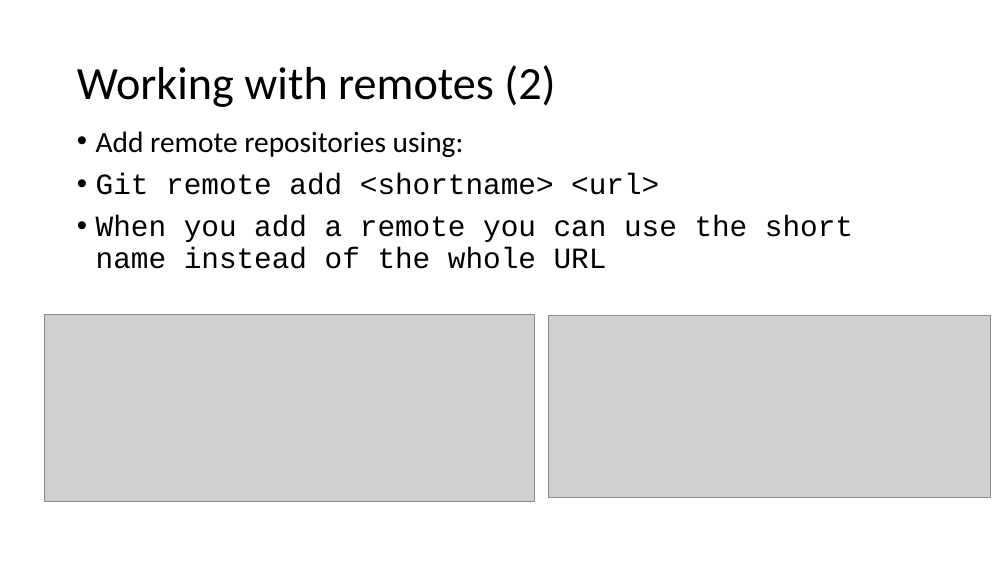
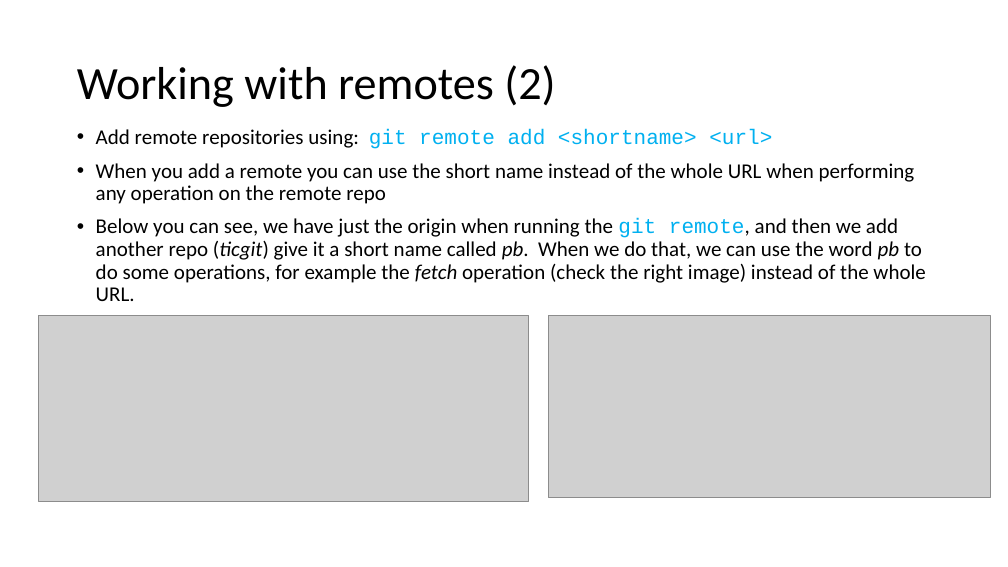
Before and after one commit to imarag/tutorials_content_imarag, a slide deck: slide 23 of GIT_tutorial.pptx (slide 22 before the commit). Drawn at 1008x567 pixels with LibreOffice and Linux fonts; fonts in the diff are those of the drawing; grey boxes stand for pictures. Boxes give left, top, right and bottom in pixels: in the first picture for what was removed or moved away, otherwise in the second. Text is boxed around its words. In the diff, an @@ line names an element or a change of style, - is before the commit and + after.

```diff
--- a/GIT_tutorial.pptx
+++ b/GIT_tutorial.pptx
@@ text at <box>96,129,925,301</box>: text changed; size 28 to 20 pt; font Courier New to Calibri @@
-• Add remote repositories using:
-• Git remote add <shortname> <url>
-• When you add a remote you can use the short name instead of the whole URL
+• Add remote repositories using: git remote add <shortname> <url>
+• When you add a remote you can use the short name instead of the whole URL when performing any operation on the remote repo
+• Below you can see, we have just the origin when running the git remote, and then we add another repo (ticgit) give it a short name called pb. When we do that, we can use the word pb to do some operations, for example the fetch operation (check the right image) instead of the whole URL.
@@ picture: place and size @@
-picture at <box>44,315,534,501</box>
+picture at <box>39,315,529,502</box>
```
Also in this commit, not shown: 26 other slides changed, 21 slides added, 2 slides removed, 1 other file.
